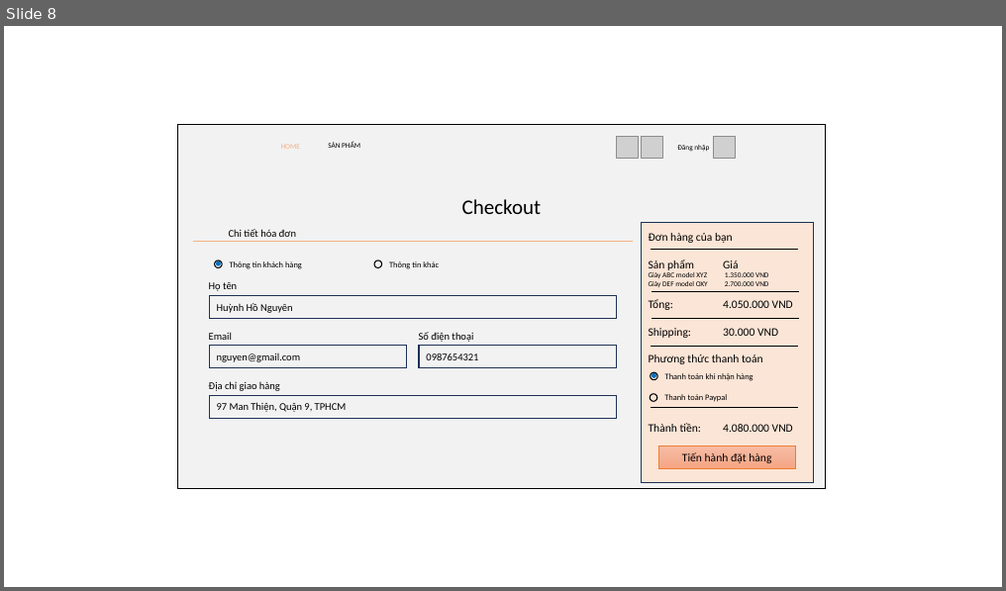
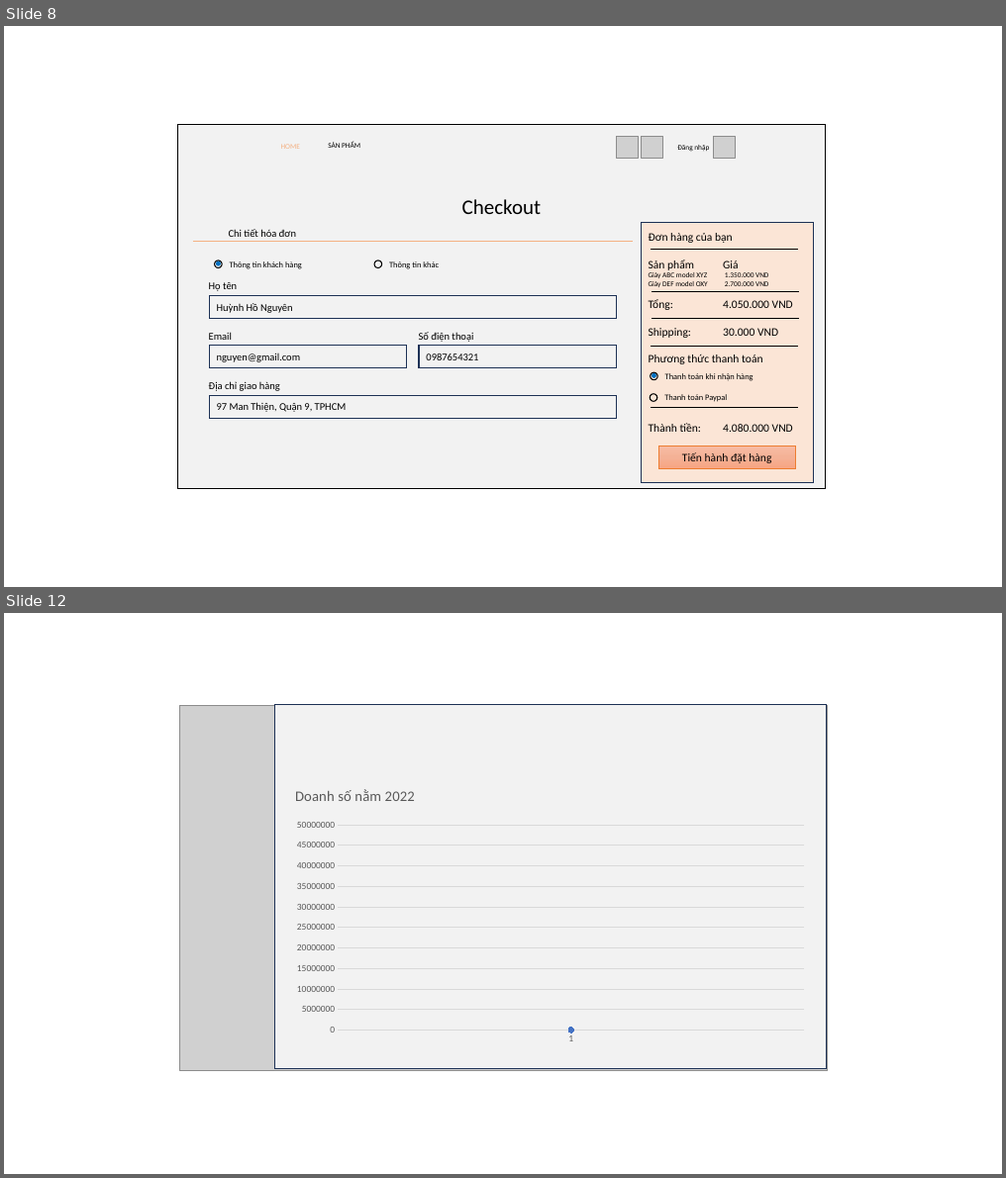
Before and after one commit to hnhhngn/shoes-store, a slide deck: BaoCao/2.Thiết kế hệ thống/GiaoDien.pptx. Shown one above the other, each under a label of ours: slide 8 before the commit, slides 8 and 12 after it; the slides between them are not shown. The pictures are 1006x591 and 1006x1178 pixels, drawn with LibreOffice and Linux fonts; fonts in the diff are those of the drawing; grey boxes stand for pictures. Boxes give left, top, right and bottom in pixels: in the first picture for what was removed or moved away, otherwise in the second. Text is boxed around its words. In the diff, an @@ line names an element or a change of style, - is before the commit and + after.

```diff
--- a/BaoCao/2.Thiết kế hệ thống/GiaoDien.pptx
+++ b/BaoCao/2.Thiết kế hệ thống/GiaoDien.pptx
@@ slide 12 added at (x1=4, y1=613, x2=1002, y2=1174), background #FFFFFF @@
@@ picture added at (x1=179, y1=706, x2=828, y2=1071) @@
@@ rectangle added at (x1=274, y1=705, x2=827, y2=1069), fill #F2F2F2, outline #1E3256 1 pt @@
@@ line stacked chart added at (x1=286, y1=777, x2=815, y2=1050) @@
+title "Doanh số nằm 2022 "
+categories: 1
+Series 1: 0
```
Also in this commit, not shown: 4 other slides added, 3 other files.
